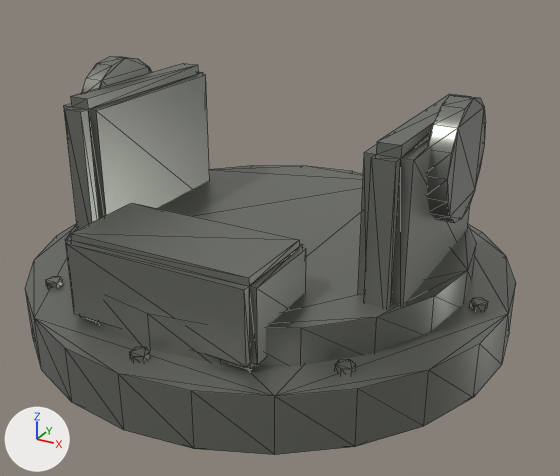
One commit to the glTF model prototype/assets/models/parts/flak_cannon_mount.glb: the scene before it, then after it.
Both versions are drawn from a 50 mm lens placed at (0.53, -0.936, 0.585), pointed at (0.026, -0.02, 0.126). The axes (+X, +Y, +Z) are drawn at lower left. The lights are the same throughout. The older version comes first. Mesh edges are drawn as thin lines. Vertices at exactly the same position are counted once.

Objects in the first picture: 'flak_cannon_mount'.
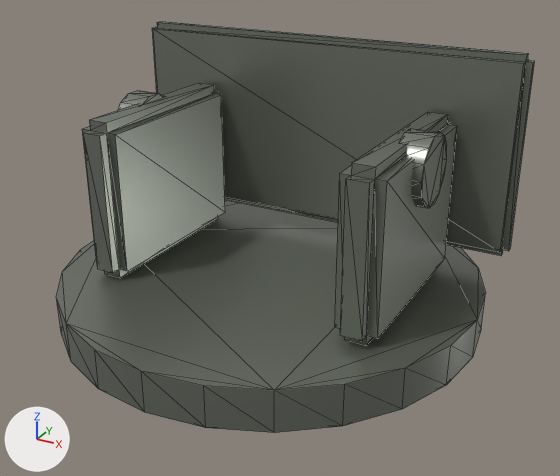
The change, as a list of edits to the scene's bpy script:
```text
Change me_flak_cannon_mount_mesh:
    used by ob_flak_cannon_mount; location = (0.0, 0.0, 0.0)
    remove me_flak_cannon_mount_mesh.from_pydata(...)  # 344 vertices, 628 faces; spans x -0.36..0.36, y -0.36..0.36, z 0.0..0.36
    add me_flak_cannon_mount_mesh.from_pydata(...)  # 200 vertices, 376 faces; spans x -0.32..0.32, y -0.32..0.32, z 0.0..0.39
    me_flak_cannon_mount_mesh part 1: a new loose piece, a 14-sided cylinder along x spanning x -0.244..-0.204, y -0.05..0.05, z 0.211..0.309, in mat_flak_cannon_mount_mat (grey #868b81)
    me_flak_cannon_mount_mesh part 2: a new loose piece, a 24-sided cylinder along z spanning x -0.32..0.32, y -0.32..0.32, z 0.0..0.06, in mat_flak_cannon_mount_mat (grey #868b81)
    me_flak_cannon_mount_mesh part 3: a new loose piece, a 14-sided cylinder along x spanning x 0.204..0.244, y -0.05..0.05, z 0.211..0.309, in mat_flak_cannon_mount_mat (grey #868b81)
    me_flak_cannon_mount_mesh part 4: the loose piece of 32 vertices spanning x -0.26..-0.2, y -0.15..0.15, z 0.07..0.33 is scaled about its middle by (1, 1, 0.916), then moved by (0.03, 0.0, -0.02)
    me_flak_cannon_mount_mesh part 5: the loose piece of 32 vertices spanning x 0.2..0.26, y -0.15..0.15, z 0.07..0.33 is scaled about its middle by (1, 1, 0.916), then moved by (-0.03, 0.0, -0.02)
    me_flak_cannon_mount_mesh part 6: a new loose piece of 32 vertices spanning x -0.32..0.32, y 0.145..0.175, z 0.09..0.39, in mat_flak_cannon_mount_mat (grey #868b81)
    me_flak_cannon_mount_mesh part 7: 11 loose pieces with 192 vertices, spanning x -0.33..0.33, y -0.332..0.332, z 0.072..0.36, are deleted
    me_flak_cannon_mount_mesh part 8
    88 vertices are removed from x -0.36..0.36, y -0.36..0.36, z 0.0..0.13
    168 faces are deleted
```

Location of each change, (x1, y1, x2, y2) in pixels of the pictures (560 x 476 px; the box of a moved part takes in the faces that stretch with it):
'flak_cannon_mount', reshaped: before (25, 56, 516, 455); after (56, 21, 535, 433)
part 1 of me_flak_cannon_mount_mesh, added: after (118, 90, 166, 110)
part 2 of me_flak_cannon_mount_mesh, added: after (56, 200, 485, 433)
part 3 of me_flak_cannon_mount_mesh, added: after (400, 128, 447, 208)
part 4 of me_flak_cannon_mount_mesh, moved or reshaped: before (64, 63, 210, 229); after (82, 83, 225, 278)
part 5 of me_flak_cannon_mount_mesh, moved or reshaped: before (358, 94, 471, 308); after (335, 112, 457, 346)
part 6 of me_flak_cannon_mount_mesh, added: after (152, 21, 535, 256)
part 7 of me_flak_cannon_mount_mesh, deleted: before (46, 56, 488, 375)
part 8 of me_flak_cannon_mount_mesh, deleted: before (25, 165, 516, 455)
